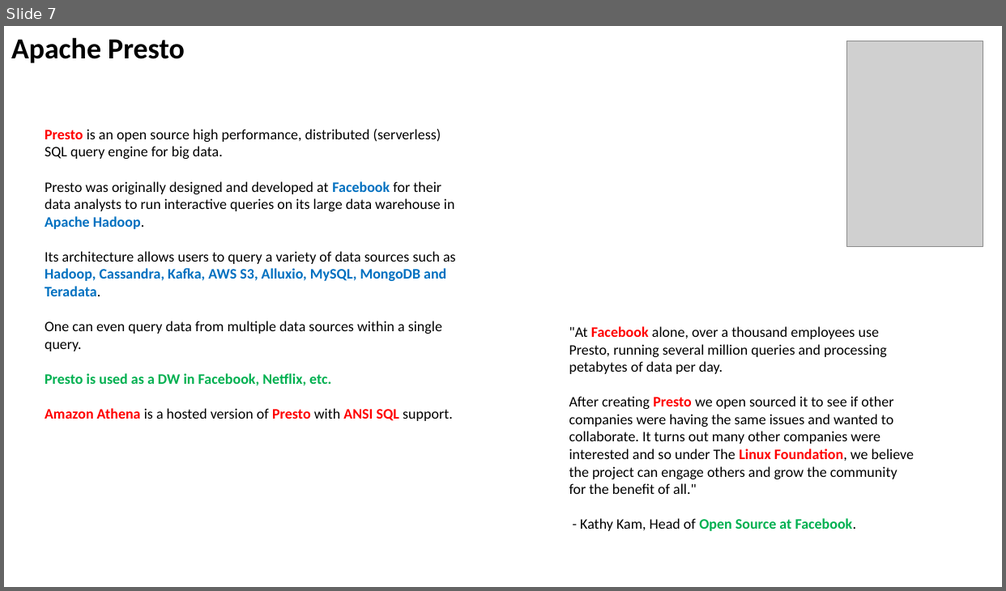
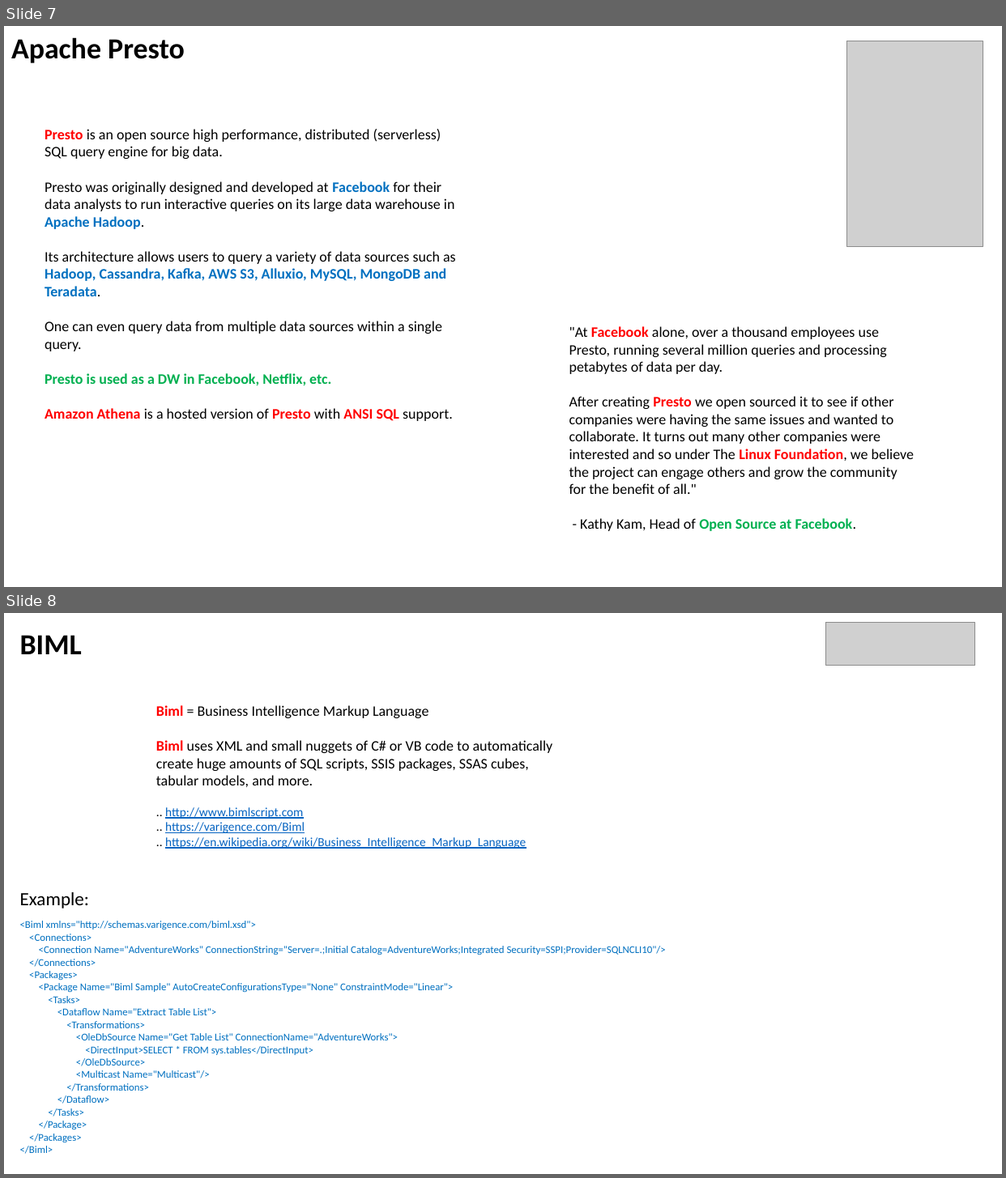
Before and after one commit to lselector/data_architect, a slide deck: DA_13_miscellaneous.pptx. Shown one above the other, each under a label of ours: slide 7 before the commit, slides 7 and 8 after it. The pictures are 1006x591 and 1006x1178 pixels, drawn with LibreOffice and Linux fonts; fonts in the diff are those of the drawing; grey boxes stand for pictures. Boxes give left, top, right and bottom in pixels: in the first picture for what was removed or moved away, otherwise in the second. Text is boxed around its words. In the diff, an @@ line names an element or a change of style, - is before the commit and + after.

```diff
--- a/DA_13_miscellaneous.pptx
+++ b/DA_13_miscellaneous.pptx
@@ slide 8 added at [4,613,1002,1174], background #FFFFFF @@
@@ text added at [20,635,82,654], 28 pt, text #000000, bold @@
+BIML
@@ picture added at [826,623,975,666] @@
@@ text added at [156,705,553,849], 14 pt, text #000000 @@
+Biml = Business Intelligence Markup Language
+Biml uses XML and small nuggets of C# or VB code to automatically create huge amounts of SQL scripts, SSIS packages, SSAS cubes, tabular models, and more.
+.. http://www.bimlscript.com
+.. https://varigence.com/Biml
+.. https://en.wikipedia.org/wiki/Business_Intelligence_Markup_Language
@@ text added at [20,892,89,909], 18 pt, text #000000 @@
+Example:
@@ text added at [20,921,666,1154], 10 pt, text #0070C0 @@
+<Biml xmlns="http://schemas.varigence.com/biml.xsd">
+<Connections>
+<Connection Name="AdventureWorks" ConnectionString="Server=.;Initial Catalog=AdventureWorks;Integrated Security=SSPI;Provider=SQLNCLI10"/>
+</Connections>
+<Packages>
+<Package Name="Biml Sample" AutoCreateConfigurationsType="None" ConstraintMode="Linear">
+<Tasks>
+<Dataflow Name="Extract Table List">
+<Transformations>
+<OleDbSource Name="Get Table List" ConnectionName="AdventureWorks">
+<DirectInput>SELECT * FROM sys.tables</DirectInput>
+</OleDbSource>
+<Multicast Name="Multicast"/>
+</Transformations>
+</Dataflow>
+</Tasks>
+</Package>
+</Packages>
+</Biml>
```
Also in this commit, not shown: 1 slide changed.
